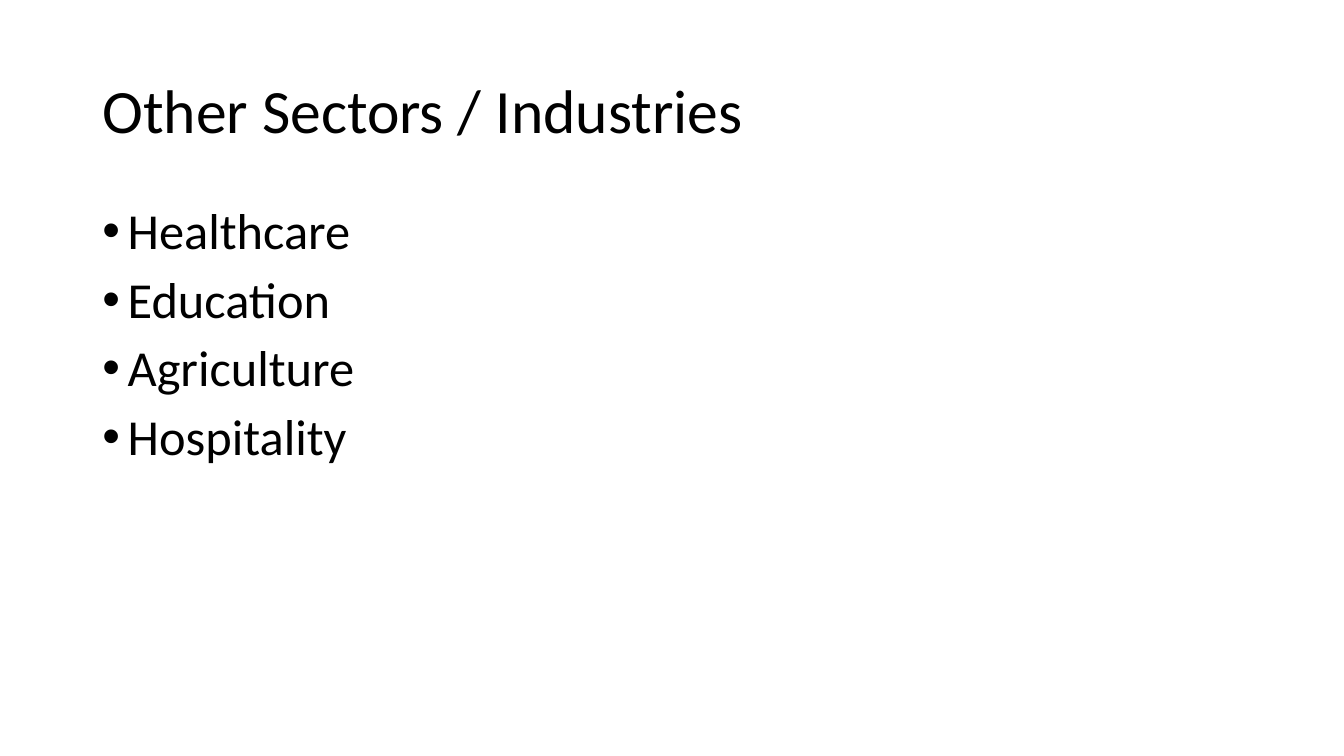
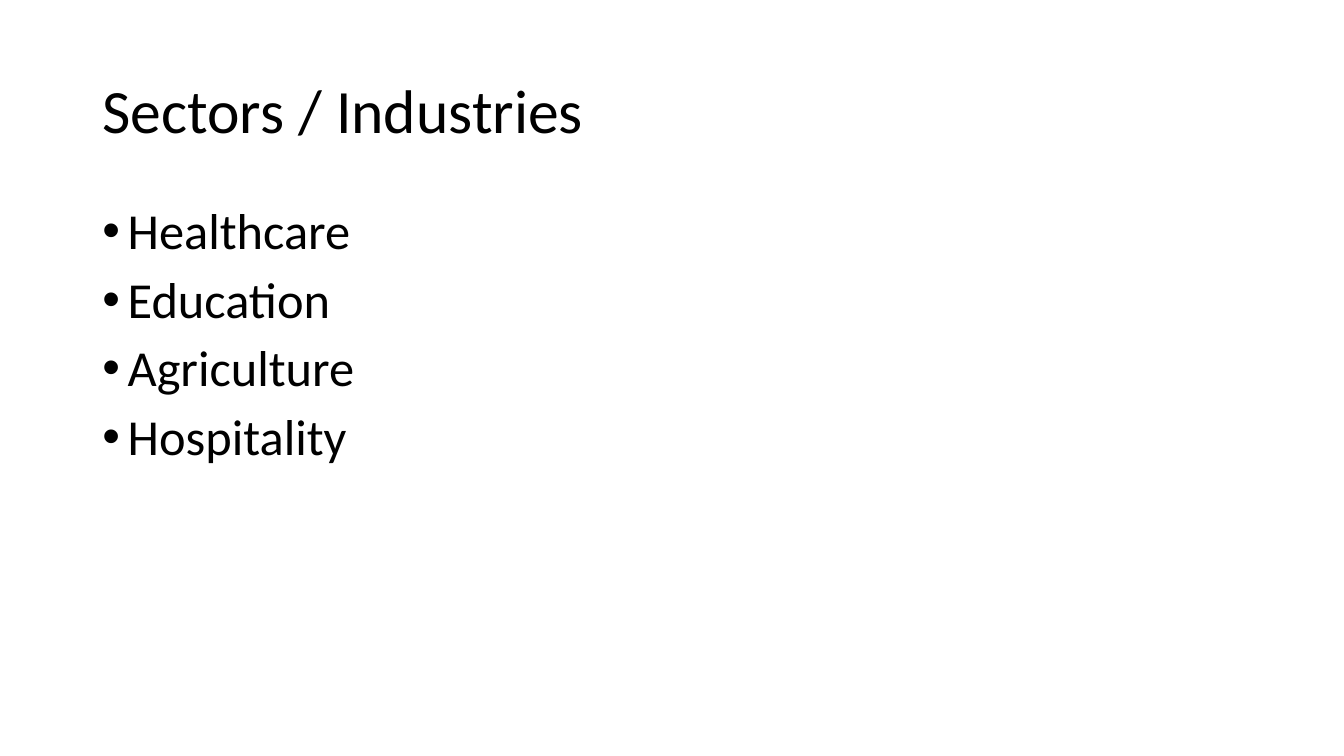
Before and after one commit to ryancheley/dcus-2024, a slide deck: slide 41 of Presentation.pptx. Drawn at 1344x756 pixels with LibreOffice and Linux fonts; fonts in the diff are those of the drawing. Boxes give left, top, right and bottom in pixels: in the first picture for what was removed or moved away, otherwise in the second. Text is boxed around its words. In the diff, an @@ line names an element or a change of style, - is before the commit and + after.

```diff
--- a/Presentation.pptx
+++ b/Presentation.pptx
@@ title at [102, 90, 583, 134]: text changed @@
-Other Sectors / Industries
+Sectors / Industries
```
Also in this commit, not shown: 2 other slides changed, 1 slide added, 1 slide removed.
